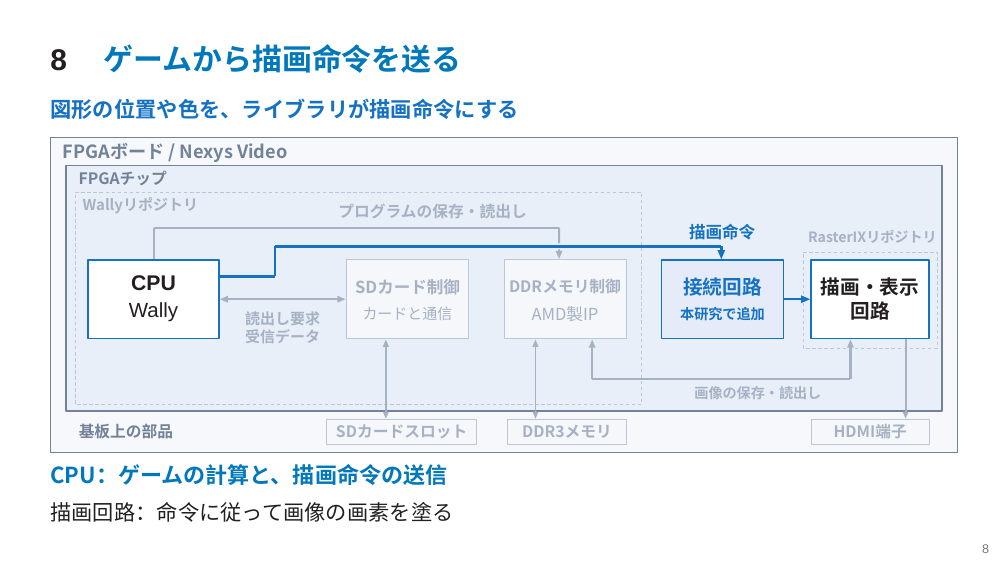
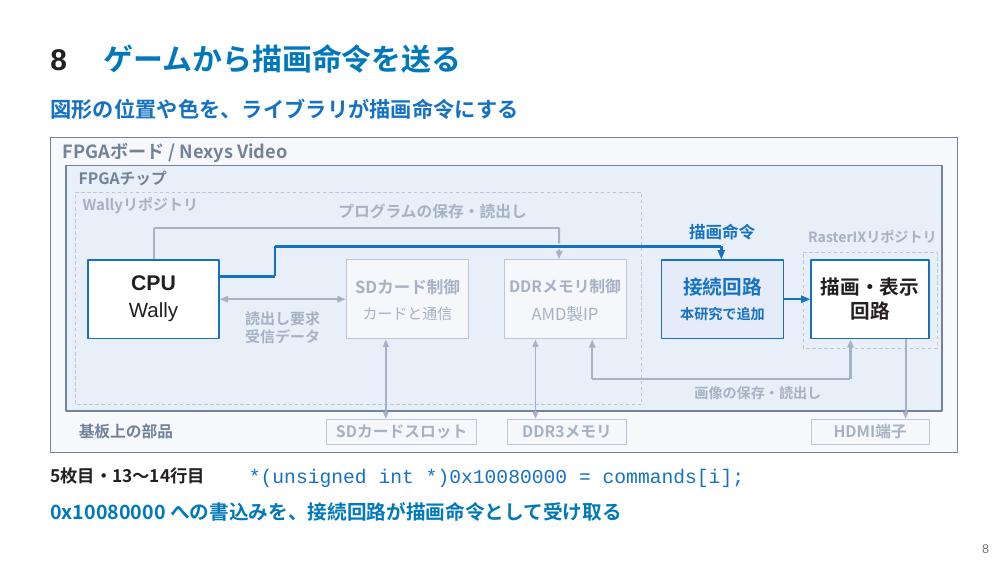
Before and after one commit to SoshiroFujimori/wally-game-console-research, a slide deck: slide 8 of docs/presentation/中間発表_主要事項.pptx. Drawn at 1008x567 pixels with LibreOffice and Linux fonts; fonts in the diff are those of the drawing. Boxes give left, top, right and bottom in pixels: in the first picture for what was removed or moved away, otherwise in the second. Text is boxed around its words. In the diff, an @@ line names an element or a change of style, - is before the commit and + after.

```diff
--- a/docs/presentation/中間発表_主要事項.pptx
+++ b/docs/presentation/中間発表_主要事項.pptx
@@ text at [50,467,205,484]: text changed; size 21 to 16.5 pt; text colour #0078BA to #231F20 @@
-CPU：ゲームの計算と、描画命令の送信
+5枚目・13〜14行目
@@ text added at [249,469,744,487], 18.8 pt, text #1572C3 @@
+*(unsigned int *)0x10080000 = commands[i];
@@ text at [50,502,621,521]: text changed; size 20.2 to 18.8 pt; text colour #231F20 to #0078BA; bold on @@
-描画回路：命令に従って画像の画素を塗る
+0x10080000 への書込みを、接続回路が描画命令として受け取る
```
Also in this commit, not shown: 8 other slides changed, 13 other files.
